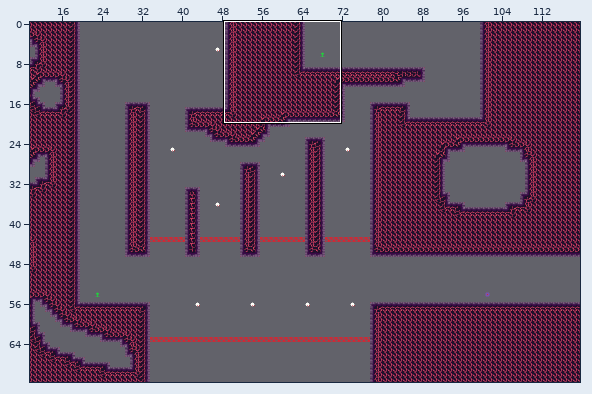
Tiled map, stored at mapping_tools/tilemaps/fire2.tmx. The first picture is a wide view before the edit; the outline marks the close-up.
Close-up. Old version:
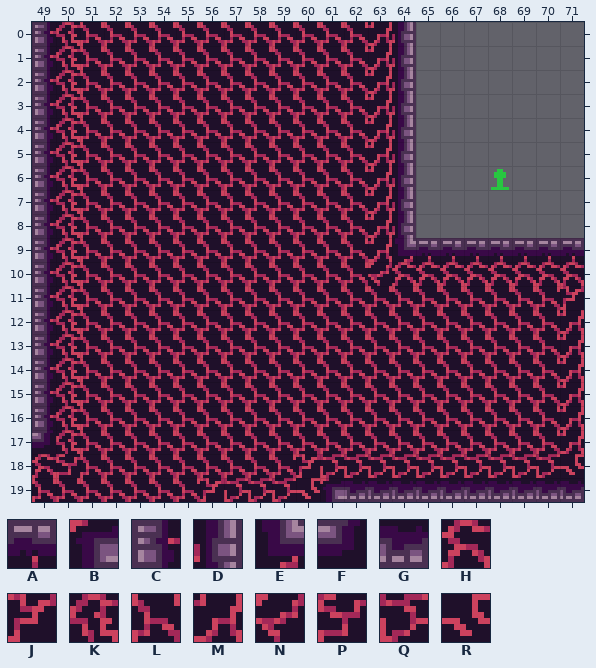
Cells are 8x8 px. Shown: x 49..71, y 0..19. The commit also changed other parts of the map, which this record leaves out.
Key: from "fire": A 1, B 3, C 13, D 15, E 16, F 17, G 27, H 50, J 60, K 62, L 63, M 64, N 73, P 74, Q 76, R 77.
_ is an empty cell, # one hidden under a higher layer.
Layers that did not change in this view are not listed.
Layer "map" before, first column x 49:
 0 CKLLLLLLLLLLLLMD_______
 1 CKLLLLLLLLLLLLMD_______
 2 CKLLLLLLLLLLLLMD_______
 3 CKLLLLLLLLLLLLMD_______
 4 CKLLLLLLLLLLLLMD_______
 5 CKLLLLLLLLLLLLMD_______
 6 CKLLLLLLLLLLLLMD_______
 7 CKLLLLLLLLLLLLMD_______
 8 CKLLLLLLLLLLLLMD_______
 9 CKLLLLLLLLLLLLMEAAAAAAA
10 CKLLLLLLLLLLLLNHHHHHHHH
11 CKLLLLLLLLLLLLLLLLLLLLJ
12 CKLLLLLLLLLLLLLLLLLLLLM
13 CKLLLLLLLLLLLLLLLLLLLLM
14 CKLLLLLLLLLLLLLLLLLLLLM
15 CKLLLLLLLLLLLLLLLLLLLLM
16 CKLLLLLLLLLLLLLLLLLLLLM
17 FKLLLLLLLLLLLLLLLLLLLLM
18 HPLLLLLLLLLJQQQQQQQQQQR
19 LLLLLLLJQQQRBGGGGGGGGGG
The same view after the edit:
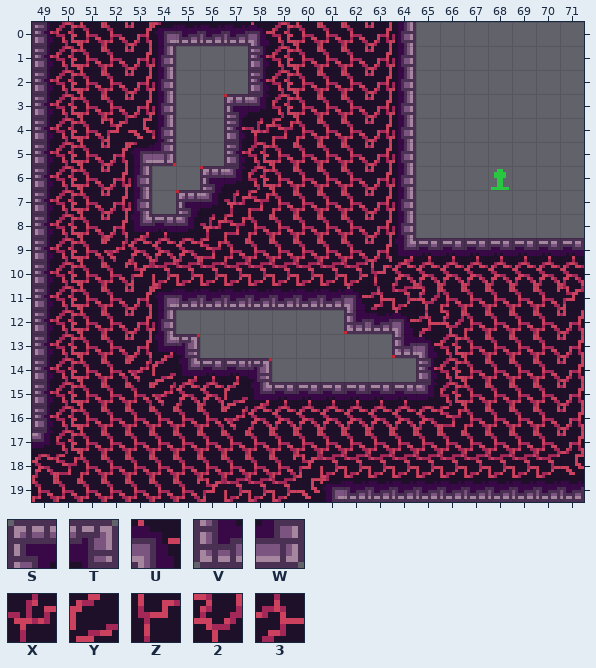
Further tiles: from "fire": S 0, T 2, U 4, V 26, W 28, X 49, Y 51, Z 58, 2 61, 3 75.
The exact change:
Layer "draft":
y 1..2: x 55..57 ### -> ___
y 3..5: x 55..56 ## -> __
y 6: x 54..55 ## -> __
y 7: x 54 # -> _
y 12: x 55..61 ####### -> _______
y 13: x 56..63 ######## -> ________
y 14: x 59..64 ###### -> ______
Layer "map":
y 0: x 53..59 LLLLLLL -> MBGGGUK
y 1..2: x 53..59 LLLLLLL -> MD___CK
y 3: x 53..59 LLLLLLL -> MD__SFK
y 4: x 52..59 LLLLLLLL -> JRD__CXP
y 5: x 52..58 LLLLLLL -> MBW__CK
y 6: x 52..58 LLLLLLL -> MD__SFK
y 7: x 52..58 LLLLLLL -> MD_SFXP
y 8: x 52..57 LLLLLL -> MEAFXP
y 9: x 52..56 LLLLL -> NHHHP
y 10: x 53..63 LLLLLLLLLLN -> JQQQQQQQQQZ
y 11: x 53..65 LLLLLLLLLLLLL -> MBGGGGGGGU3Q2
y 12: x 53..66 LLLLLLLLLLLLLL -> MD_______VGU32
y 13: x 53..66 LLLLLLLLLLLLLL -> MET________VUK
y 14: x 53..66 LLLLLLLLLLLLLL -> NYEAAT______CK
y 15: x 54..66 LLLLLLLLLLLLL -> NHHYEAAAAAAFK
y 16: x 57..66 LLLLLLLLLL -> NHHHHHHHHP
